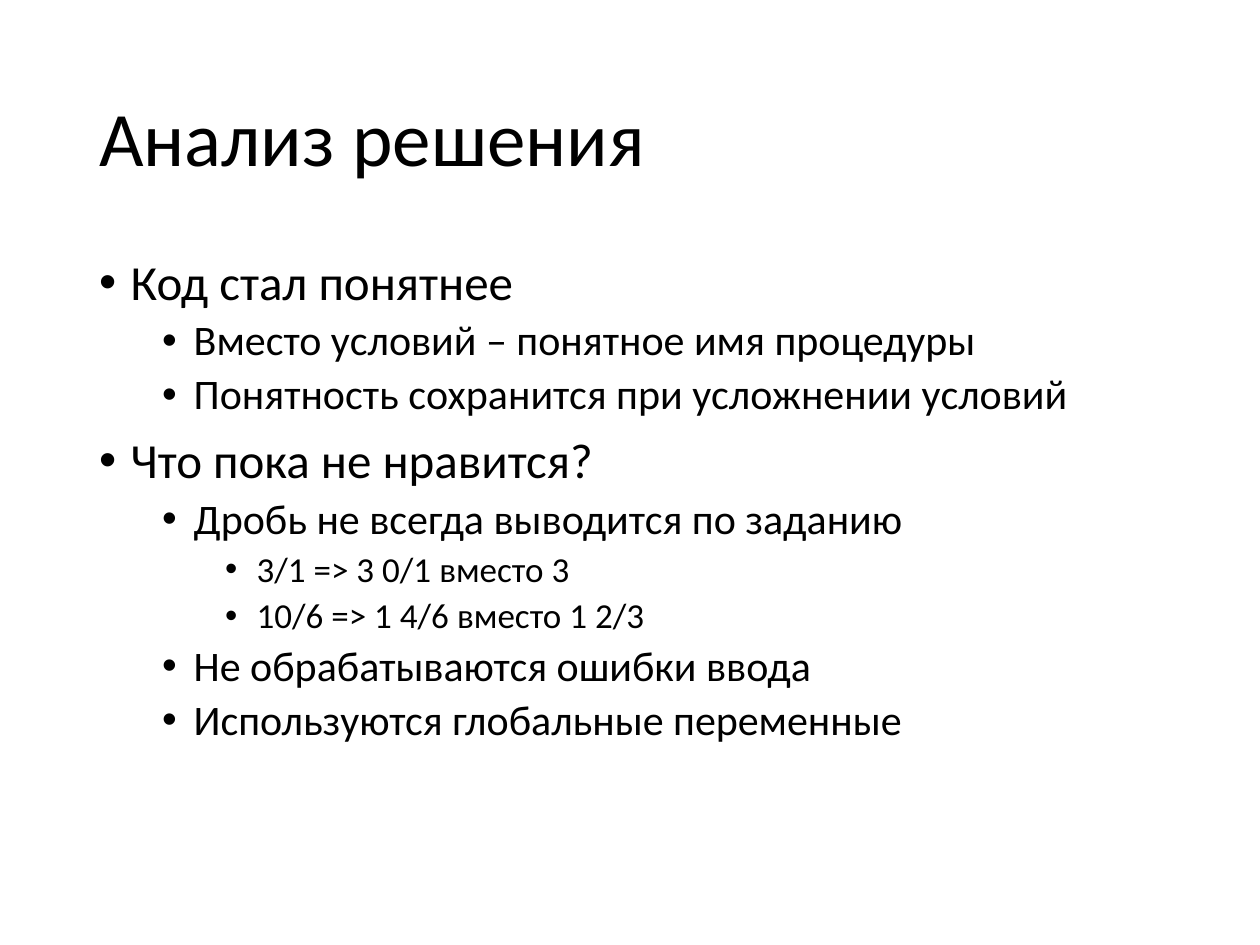
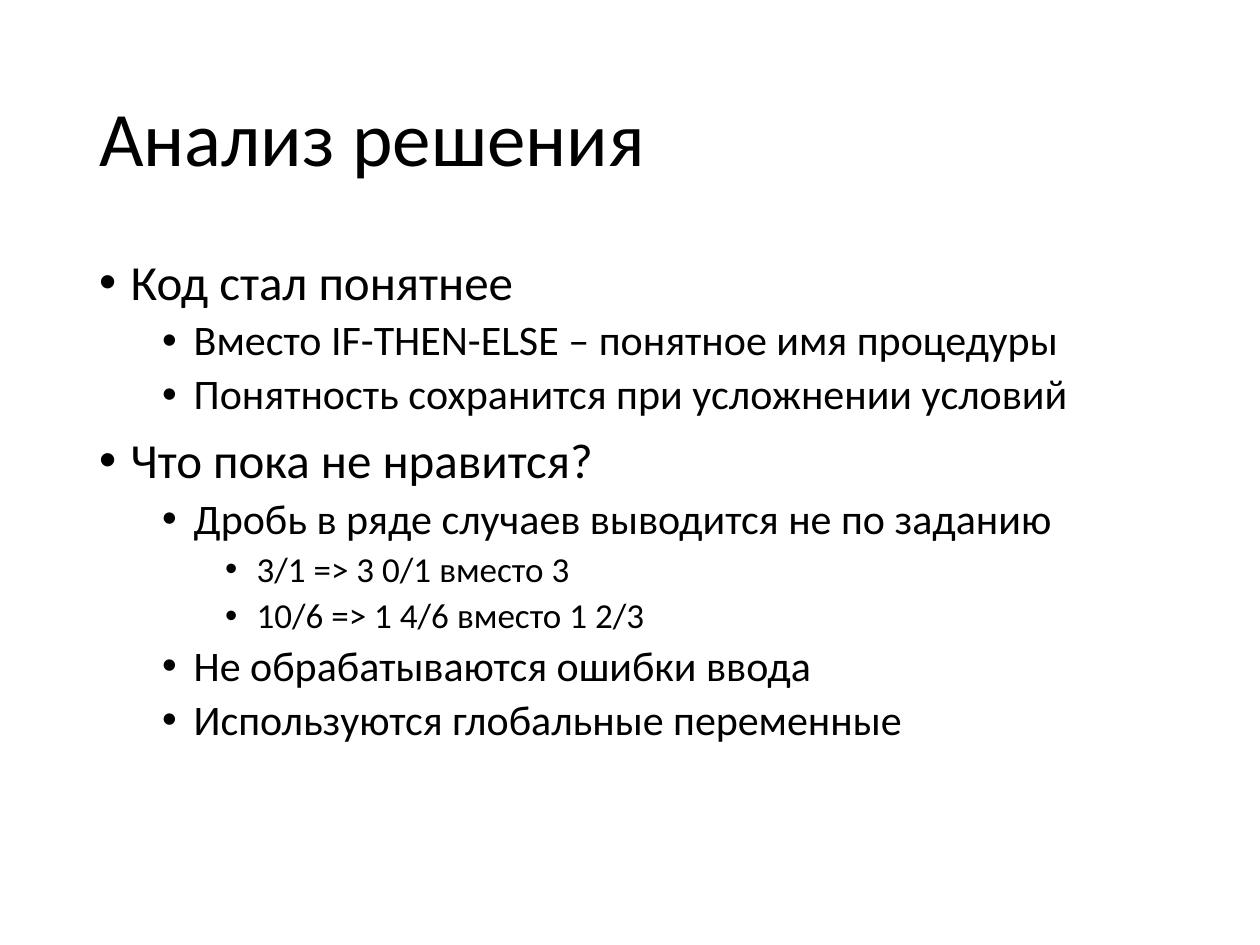
Before and after one commit to alexey-malov/fraction, a slide deck: slide 10 of Explanation.pptx (slide 8 before the commit). Drawn at 1260x945 pixels with LibreOffice and Linux fonts; fonts in the diff are those of the drawing. Boxes give left, top, right and bottom in pixels: in the first picture for what was removed or moved away, otherwise in the second. Text is boxed around its words. In the diff, an @@ line names an element or a change of style, - is before the commit and + after.

```diff
--- a/Explanation.pptx
+++ b/Explanation.pptx
@@ text at <box>194,327,1058,362</box>: text changed @@
-  • Вместо условий – понятное имя процедуры
+  • Вместо IF-THEN-ELSE – понятное имя процедуры
@@ text at <box>194,505,1052,541</box>: text changed @@
-  • Дробь не всегда выводится по заданию
+  • Дробь в ряде случаев выводится не по заданию
```
Also in this commit, not shown: 3 other slides changed, 2 slides added.
